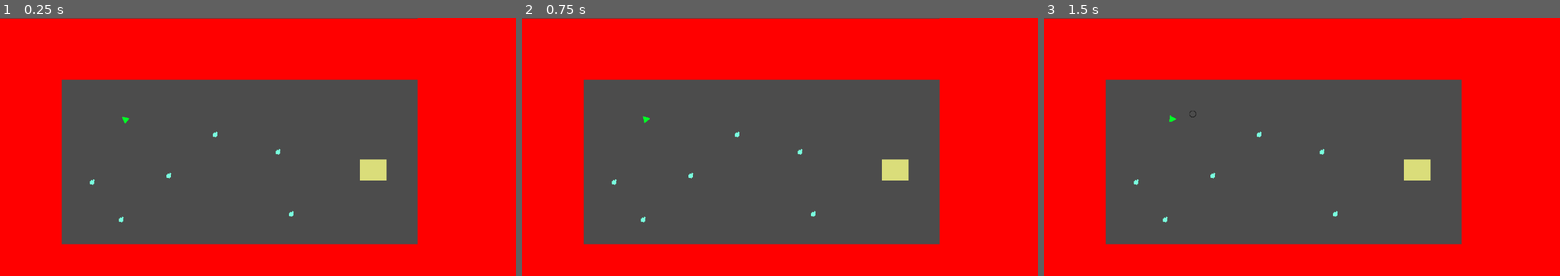
Above: before the commit, frames 1-3 (left to right).
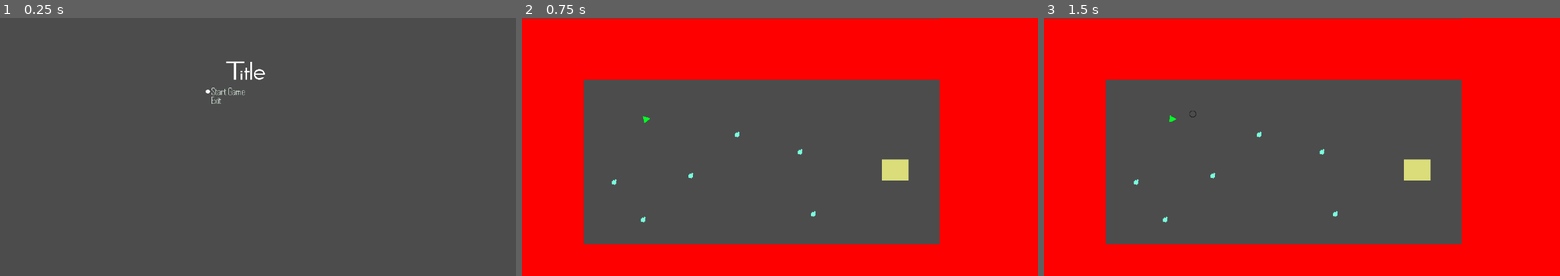
Above: after the commit, the same moments.

Repository: bentuttle2000/Game-Jam-F2021-2pm
Game: Godot game, scene res://Stages/StartScreen.tscn
Two runs of this game, one before a commit and one after it. Both use one fixed random seed, a clock stepped at 60 frames per second and the inputs below. Before the commit the project starts from res://Stages/StageOne.tscn.
Inputs (mouse positions are in pixels of both pictures, inside the frame that each line leads up to):
- Up to frame 1 (0.25 s): no input
- Up to frame 2 (0.75 s): click (780, 90) at 0.52 s
- Up to frame 3 (1.5 s): tap Enter (ui_accept) at 1.25 s; move the mouse to (1415, 134) at 1.27 s; hold D (ui_right) from 1.28 s (still down)

The runs differ from the first frame. In frame 1, 57% of the frame differs, in the area x 0-100%, y 0-100%; in frame 2, nothing differs; in frame 3, nothing differs.

Commit message:
Start Screen
I added a simple start screen with two buttons. One to go to Stage One and the other Exits game.

Diff:
--- a/GameJam/StageTwo.tscn
+++ /dev/null
@@ -1,40 +0,0 @@
-[gd_scene load_steps=5 format=2]
-
-[ext_resource path="res://Objects/Enemy.tscn" type="PackedScene" id=1]
-[ext_resource path="res://Objects/Player.tscn" type="PackedScene" id=2]
-[ext_resource path="res://Objects/Wall.tscn" type="PackedScene" id=3]
-[ext_resource path="res://Objects/LevelTransition.tscn" type="PackedScene" id=4]
-
-[node name="StageTwo" type="Node2D"]
-
-[node name="Player" parent="." instance=ExtResource( 2 )]
-position = Vector2( 325.627, 336.837 )
-
-[node name="Wall" parent="." instance=ExtResource( 3 )]
-position = Vector2( 23.1159, 318.431 )
-scale = Vector2( 2.71077, 43.7693 )
-
-[node name="Wall2" parent="." instance=ExtResource( 3 )]
-position = Vector2( 1261.01, 327.398 )
-scale = Vector2( 2.71077, 44.5952 )
-
-[node name="Wall3" parent="." instance=ExtResource( 3 )]
-position = Vector2( 636.634, 15.9195 )
-scale = Vector2( 81.5242, 5.36542 )
-
-[node name="Wall4" parent="." instance=ExtResource( 3 )]
-position = Vector2( 643.241, 600.177 )
-scale = Vector2( 79.7544, 5.60139 )
-
-[node name="Enemy" parent="." instance=ExtResource( 1 )]
-position = Vector2( 754.146, 303.801 )
-
-[node name="Enemy2" parent="." instance=ExtResource( 1 )]
-position = Vector2( 508.739, 442.55 )
-
-[node name="Enemy3" parent="." instance=ExtResource( 1 )]
-position = Vector2( 605.958, 210.357 )
-
-[node name="LevelTransition" parent="." instance=ExtResource( 4 )]
-position = Vector2( 1046.75, 320.791 )
-target_stage = "res://Stages/StageOne.tscn"
--- /dev/null
+++ b/GameJam/Stages/StageTwo.tscn
@@ -0,0 +1,40 @@
+[gd_scene load_steps=5 format=2]
+
+[ext_resource path="res://Objects/Wall.tscn" type="PackedScene" id=1]
+[ext_resource path="res://Objects/Enemy.tscn" type="PackedScene" id=2]
+[ext_resource path="res://Objects/LevelTransition.tscn" type="PackedScene" id=3]
+[ext_resource path="res://Objects/Player.tscn" type="PackedScene" id=4]
+
+[node name="StageTwo" type="Node2D"]
+
+[node name="Player" parent="." instance=ExtResource( 4 )]
+position = Vector2( 325.627, 336.837 )
+
+[node name="Wall" parent="." instance=ExtResource( 1 )]
+position = Vector2( 23.1159, 318.431 )
+scale = Vector2( 2.71077, 43.7693 )
+
+[node name="Wall2" parent="." instance=ExtResource( 1 )]
+position = Vector2( 1261.01, 327.398 )
+scale = Vector2( 2.71077, 44.5952 )
+
+[node name="Wall3" parent="." instance=ExtResource( 1 )]
+position = Vector2( 636.634, 15.9195 )
+scale = Vector2( 81.5242, 5.36542 )
+
+[node name="Wall4" parent="." instance=ExtResource( 1 )]
+position = Vector2( 643.241, 600.177 )
+scale = Vector2( 79.7544, 5.60139 )
+
+[node name="Enemy" parent="." instance=ExtResource( 2 )]
+position = Vector2( 754.146, 303.801 )
+
+[node name="Enemy2" parent="." instance=ExtResource( 2 )]
+position = Vector2( 508.739, 442.55 )
+
+[node name="Enemy3" parent="." instance=ExtResource( 2 )]
+position = Vector2( 605.958, 210.357 )
+
+[node name="LevelTransition" parent="." instance=ExtResource( 3 )]
+position = Vector2( 1046.75, 320.791 )
+target_stage = "res://Stages/StageOne.tscn"
--- /dev/null
+++ b/GameJam/Stages/StartScreen.gd
@@ -0,0 +1,20 @@
+extends Node
+
+
+
+func _ready():
+	$MarginContainer/VBoxContainer/VBoxContainer/StartButton.grab_focus()
+
+
+func _physics_process(delta):
+	if $MarginContainer/VBoxContainer/VBoxContainer/StartButton.is_hovered() == true:
+		$MarginContainer/VBoxContainer/VBoxContainer/StartButton.grab_focus()
+	if $MarginContainer/VBoxContainer/VBoxContainer/ExitButton.is_hovered() == true:
+		$MarginContainer/VBoxContainer/VBoxContainer/ExitButton.grab_focus()
+
+
+func _on_StartButton_pressed():
+	get_tree().change_scene("res://Stages/StageOne.tscn")
+
+func _on_ExitButton_pressed():
+	get_tree().quit()
--- /dev/null
+++ b/GameJam/Stages/StartScreen.tscn
@@ -0,0 +1,60 @@
+[gd_scene load_steps=7 format=2]
+
+[ext_resource path="res://Assets/start game button.png.png" type="Texture" id=1]
+[ext_resource path="res://Assets/StartButton_Selected.png" type="Texture" id=2]
+[ext_resource path="res://Assets/Title Card.png" type="Texture" id=3]
+[ext_resource path="res://Assets/exit button.png" type="Texture" id=4]
+[ext_resource path="res://Assets/ExitButton_Selected.png" type="Texture" id=5]
+[ext_resource path="res://Stages/StartScreen.gd" type="Script" id=6]
+
+[node name="StartScreen" type="Node"]
+script = ExtResource( 6 )
+
+[node name="Background Texture" type="Sprite" parent="."]
+
+[node name="MarginContainer" type="MarginContainer" parent="."]
+anchor_right = 1.0
+anchor_bottom = 1.0
+custom_constants/margin_right = 0
+custom_constants/margin_top = 100
+custom_constants/margin_left = 0
+custom_constants/margin_bottom = 20
+__meta__ = {
+"_edit_use_anchors_": false
+}
+
+[node name="VBoxContainer" type="VBoxContainer" parent="MarginContainer"]
+anchor_top = -0.0015625
+anchor_bottom = -0.0015625
+margin_left = 498.0
+margin_top = 100.0
+margin_right = 782.0
+margin_bottom = 620.0
+size_flags_horizontal = 4
+custom_constants/separation = 16
+
+[node name="Title Image" type="TextureRect" parent="MarginContainer/VBoxContainer"]
+margin_right = 284.0
+margin_bottom = 57.0
+texture = ExtResource( 3 )
+
+[node name="VBoxContainer" type="VBoxContainer" parent="MarginContainer/VBoxContainer"]
+margin_top = 73.0
+margin_right = 284.0
+margin_bottom = 113.0
+
+[node name="StartButton" type="TextureButton" parent="MarginContainer/VBoxContainer/VBoxContainer"]
+margin_right = 284.0
+margin_bottom = 18.0
+texture_normal = ExtResource( 1 )
+texture_focused = ExtResource( 2 )
+
+[node name="ExitButton" type="TextureButton" parent="MarginContainer/VBoxContainer/VBoxContainer"]
+margin_top = 22.0
+margin_right = 284.0
+margin_bottom = 40.0
+texture_normal = ExtResource( 4 )
+texture_focused = ExtResource( 5 )
+
+[connection signal="pressed" from="MarginContainer/VBoxContainer/VBoxContainer/StartButton" to="." method="_on_StartButton_pressed"]
+[connection signal="pressed" from="MarginContainer/VBoxContainer/VBoxContainer/ExitButton" to="." method="_on_ExitButton_pressed"]
--- a/GameJam/project.godot
+++ b/GameJam/project.godot
@@ -11,7 +11,7 @@
 [application]
 
 config/name="GameJamMVP"
-run/main_scene="res://Stages/StageOne.tscn"
+run/main_scene="res://Stages/StartScreen.tscn"
 config/icon="res://icon.png"
 
 [display]
Binary file added: GameJam/Assets/ExitButton_Selected.png
Not shown, added: GameJam/Assets/ExitButton_Selected.png.import
Binary file added: GameJam/Assets/StartButton_Selected.png
Not shown, added: GameJam/Assets/StartButton_Selected.png.import
Binary file added: GameJam/Assets/Title Card.png
Not shown, added: GameJam/Assets/Title Card.png.import
Binary file added: GameJam/Assets/exit button.png
Not shown, added: GameJam/Assets/exit button.png.import
Binary file added: GameJam/Assets/start game button.png.png
Not shown, added: GameJam/Assets/start game button.png.png.import
